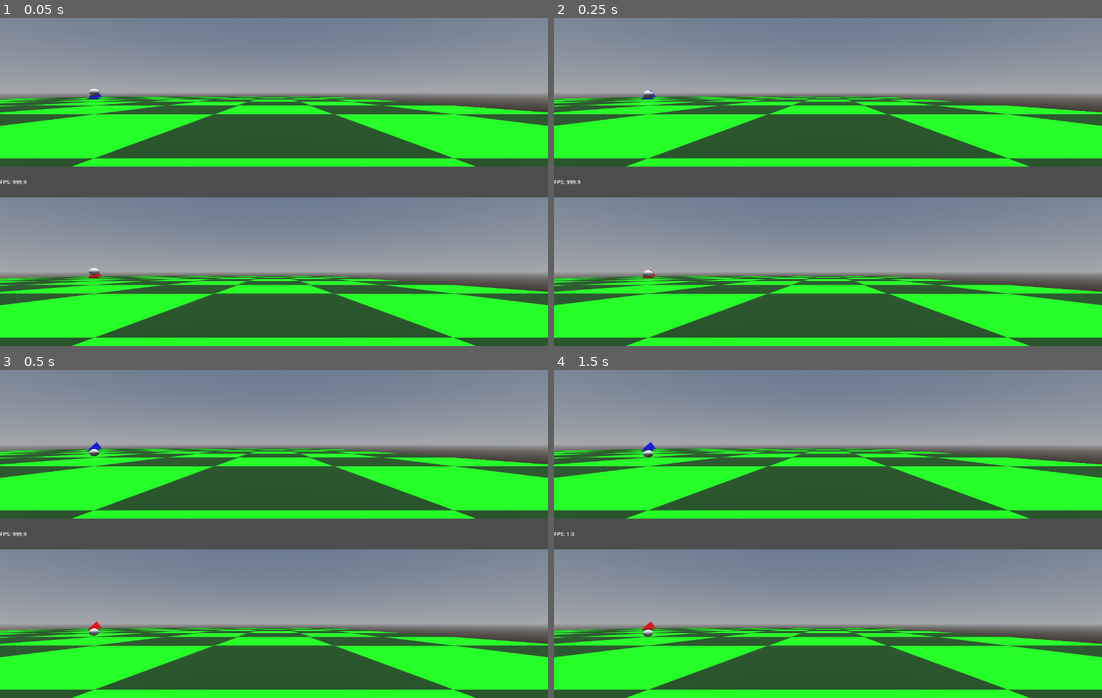
Above: before the commit, frames 1-4 (two rows, left to right).
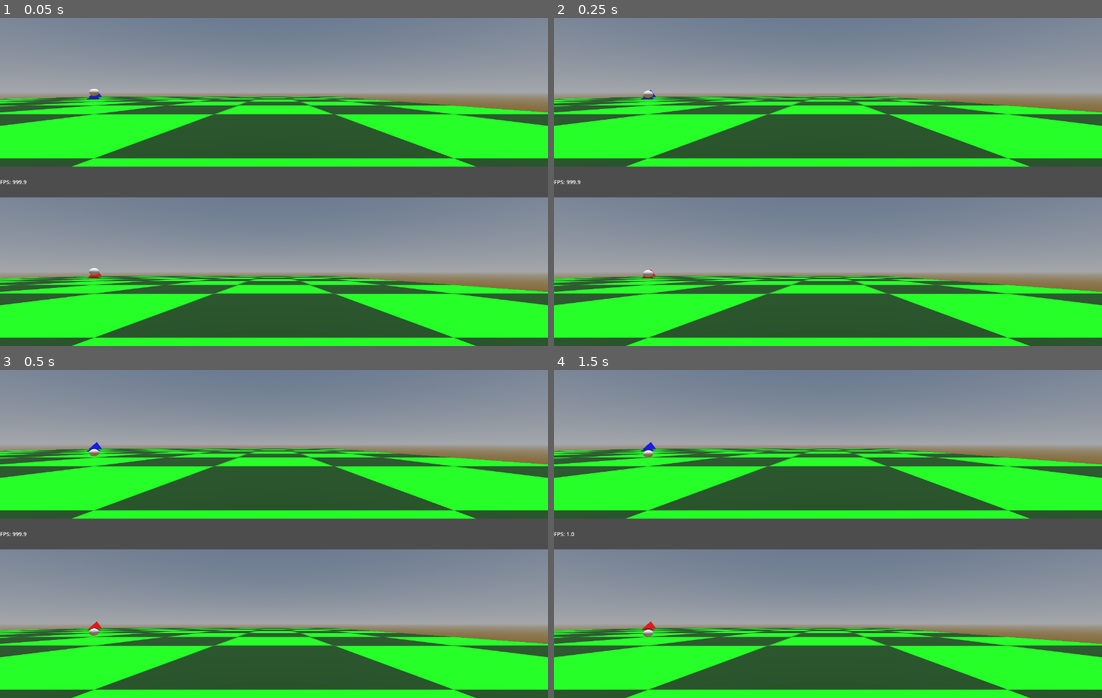
Above: after the commit, the same moments.

Repository: soerenkoehler/openblazer
Game: Godot game, scene res://main.tscn
Two runs of this game, one before a commit and one after it. Both use one fixed random seed, a clock stepped at 60 frames per second and the inputs below.
Inputs:
- Up to frame 1 (0.05 s): no input
- Up to frame 2 (0.25 s): no input
- Up to frame 3 (0.5 s): no input
- Up to frame 4 (1.5 s): tap Enter at 1.25 s

The runs differ from the first frame. In frame 1, 2.8% of the frame differs, in the area x 0-100%, y 22-84%; in frame 2, 2.8%; in frame 3, 2.8%; in frame 4, 2.8%.

Commit message:
some cleanup

Diff:
--- a/game/player.tscn
+++ b/game/player.tscn
@@ -12,7 +12,6 @@
 [node name="CollisionShape3D" type="CollisionShape3D" parent="." unique_id=918143083]
 transform = Transform3D(1, 0, 0, 0, 1, 0, 0, 0, 1, 0, 1.25, 0)
 shape = SubResource("BoxShape3D_0xm2m")
-debug_color = Color(0.8333335, 0, 1, 1)
 
 [node name="CameraPosition" type="Marker3D" parent="." unique_id=2026520235]
 transform = Transform3D(1, 0, 0, 0, 1, 0, 0, 0, 1, 0, 1.84, 0)
--- a/game/playfield.tscn
+++ b/game/playfield.tscn
@@ -4,6 +4,7 @@
 [ext_resource type="PackedScene" uid="uid://bwt4rr25v4cft" path="res://player.tscn" id="3_h2yge"]
 
 [sub_resource type="ProceduralSkyMaterial" id="ProceduralSkyMaterial_ig7tw"]
+ground_bottom_color = Color(0.5, 0.38333333, 0.15, 1)
 
 [sub_resource type="Sky" id="Sky_0xm2m"]
 sky_material = SubResource("ProceduralSkyMaterial_ig7tw")
@@ -60,8 +61,8 @@
 [node name="Ground" type="StaticBody3D" parent="." unique_id=369543606]
 
 [node name="CollisionShape3D" type="CollisionShape3D" parent="Ground" unique_id=1317833846]
+transform = Transform3D(5, 0, 0, 0, 5, 0, 0, 0, 5, 0, 0, 0)
 shape = SubResource("WorldBoundaryShape3D_h2yge")
-debug_color = Color(0, 0.85000014, 1, 1)
 
 [node name="MeshInstance3D" type="MeshInstance3D" parent="Ground" unique_id=205486371]
 mesh = SubResource("PlaneMesh_ig7tw")
@@ -72,8 +73,6 @@
 
 [node name="CollisionShape3D" type="CollisionShape3D" parent="Ball" unique_id=1260917984]
 shape = SubResource("SphereShape3D_ig7tw")
-debug_color = Color(0.8333335, 0, 1, 1)
-debug_fill = false
 
 [node name="MeshInstance3D" type="MeshInstance3D" parent="Ball" unique_id=308380919]
 mesh = SubResource("SphereMesh_ig7tw")
